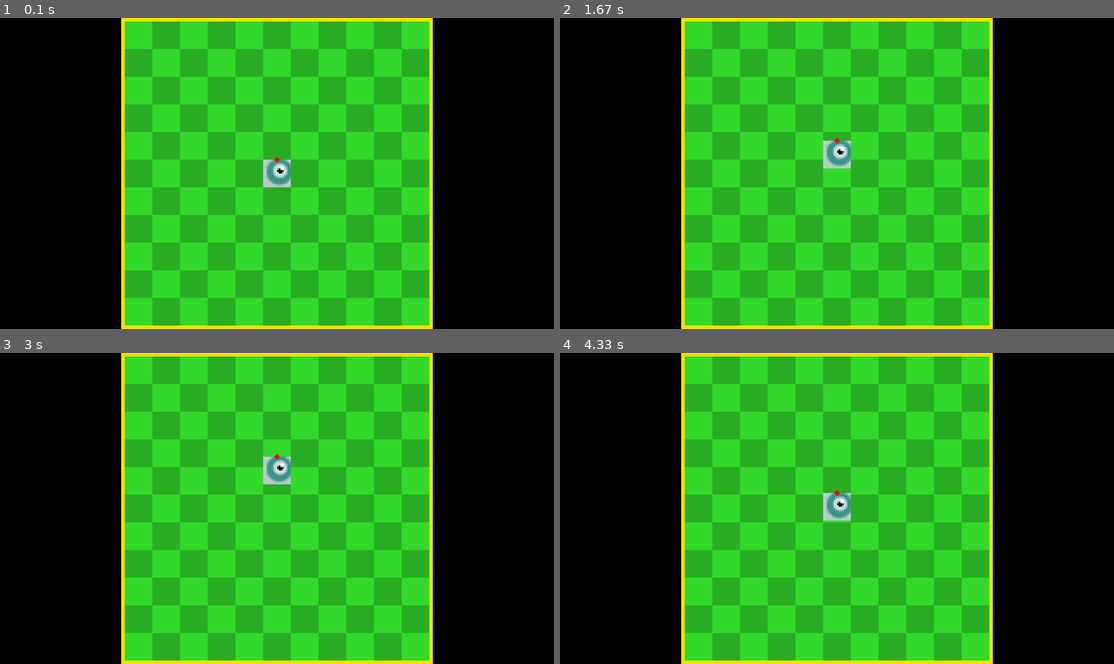
Above: before the commit, frames 1-4 (two rows, left to right).
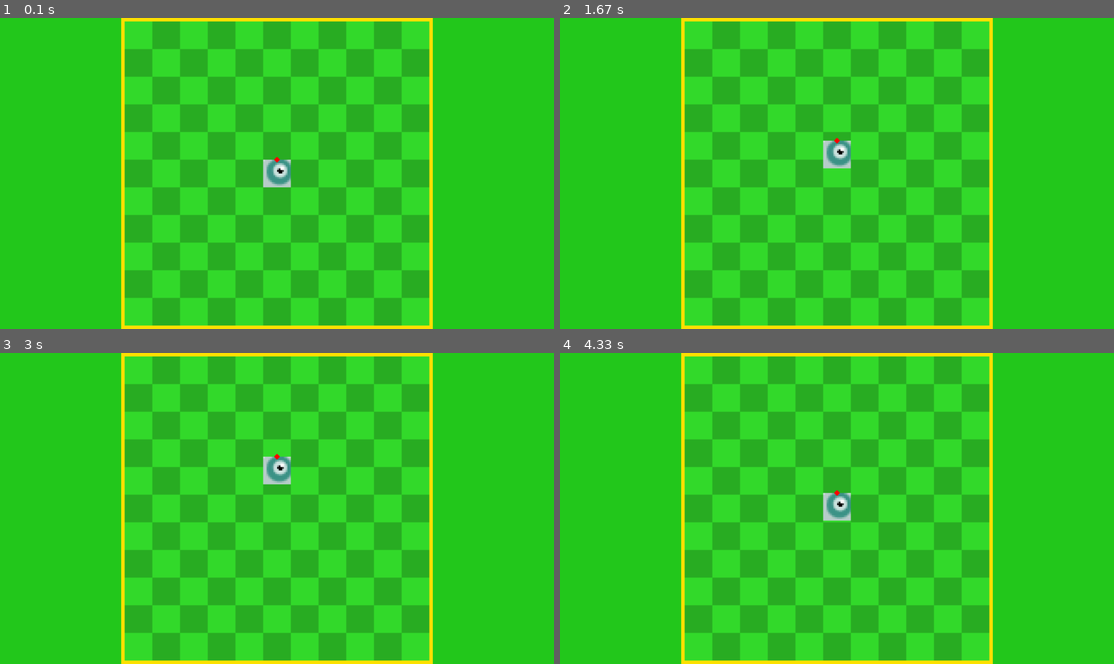
Above: after the commit, the same moments.

Repository: LZX1000/College-I
Game: pygame game, started from Snake2.py
The game is run twice, just before and just after one commit, with the same random seed, the same clock (stepped at 60 frames per second) and the same inputs.
Inputs:
- Up to frame 1 (0.1 s): no input
- Up to frame 2 (1.67 s): hold Right 0.33-0.8 s; hold Shift 0.83-1.13 s; hold Up 0.83-1.13 s; hold R 1.17-1.47 s; hold W 1.17-1.47 s; tap Shift at 1.5 s
- Up to frame 3 (3 s): hold Right Shift 1.83-2.13 s; hold W 1.83-2.13 s; hold R 2.17-2.47 s; hold Up 2.17-2.47 s; tap Right Shift at 2.5 s; hold Shift from 2.83 s (still down); hold Up from 2.83 s (still down)
- Up to frame 4 (4.33 s): release Shift at 3.13 s; release Up at 3.13 s; tap R at 3.17 s; tap Shift at 3.5 s; hold Right Shift 3.83-4.13 s; hold W 3.83-4.13 s; hold R from 4.17 s (still down); hold Up from 4.17 s (still down)

The runs differ from the first frame. In frame 1, 44% of the frame differs, in the area x 0-100%, y 0-100%; in frame 2, 44%; in frame 3, 44%; in frame 4, 44%.

Commit message:
partial commit ESC still closes prgram from game, menu render broken

Diff:
--- a/Snake2.py
+++ b/Snake2.py
@@ -46,31 +46,11 @@
             '''debug code'''
             pygame.draw.circle(internal_surface, (255, 0, 0), (int(player.collision_point.x), int(player.collision_point.y)), 3)
 
-    class GameBackground():
-        class Grass(pygame.sprite.Sprite):
+    class Backgrounds():
+        class Menu(pygame.sprite.Sprite):
             def __init__(self, pos, size=None):
                 super().__init__()
-                self.source_image = pygame.image.load(f"assets/SnakeBackgroundGrass1.png")
-
-                original_size = self.source_image.get_size()
-                if size is None:
-                    size = (
-                        original_size[0] * pixelation_factor,
-                        original_size[1] * pixelation_factor
-                    )
-                self.image = pygame.transform.scale(self.source_image, size)
-
-                self.rect = self.image.get_rect(center=pos)
-                self.movement_points = []
-
-            def update(self, display_surface, pos):
-                display_surface.blit(self.image, self.rect.topleft)
-                self.rect.center = pos
-
-        class Edge(pygame.sprite.Sprite):
-            def __init__(self, pos, size=None):
-                super().__init__()
-                self.source_image = pygame.image.load(f"assets/SnakeBackgroundEdge1.png")
+                self.source_image = pygame.image.load(f"assets/SnakeBackgroundMenu1.png")
 
                 original_size = self.source_image.get_size()
                 if size is None:
@@ -85,15 +65,57 @@
                 display_surface.blit(self.image, self.rect.topleft)
                 self.rect.center = pos
 
+        class Grass(pygame.sprite.Sprite):
+            def __init__(self, pos, size=None):
+                super().__init__()
+                self.source_image = pygame.image.load(f"assets/SnakeBackgroundGrass1.png")
+
+                original_size = self.source_image.get_size()
+                if size is None:
+                    size = (
+                        original_size[0] * pixelation_factor,
+                        original_size[1] * pixelation_factor
+                    )
+                self.image = pygame.transform.scale(self.source_image, size)
+
+                self.rect = self.image.get_rect(center=pos)
+                self.movement_points = []
+
+            def update(self, display_surface, pos):
+                display_surface.blit(self.image, self.rect.topleft)
+                self.rect.center = pos
+
+        class Edge(pygame.sprite.Sprite):
+            def __init__(self, pos, size=None):
+                super().__init__()
+                self.source_image = pygame.image.load(f"assets/SnakeBackgroundEdge1.png")
+
+                original_size = self.source_image.get_size()
+                if size is None:
+                    size = (
+                        original_size[0] * pixelation_factor,
+                        original_size[1] * pixelation_factor
+                    )
+                self.image = pygame.transform.scale(self.source_image, size)
+                self.rect = self.image.get_rect(center=pos)
+
+            def update(self, display_surface, pos):
+                display_surface.blit(self.image, self.rect.topleft)
+                self.rect.center = pos
+
         def __init__(self, pos, size=None):
             self.grass = self.Grass(pos, size)
             self.edge = self.Edge(pos, size)
+            self.menu = self.Menu(pos, size)
 
             self.grass_group = pygame.sprite.Group(self.grass)
 
-        def update(self, display_surface, pos):
+        def game_update(self, display_surface, pos):
             self.grass.update(display_surface, pos)
             self.edge.update(display_surface, pos)
+
+        def menu_update(self, display_surface, pos):
+            self.menu.update(display_surface, pos)
 
     # Display
     # # Resolutions
@@ -107,7 +129,7 @@
     screen = pygame.display.set_mode(screen_size, pygame.FULLSCREEN)
     # # Background
     background_pos = pygame.Vector2(internal_width // 2, internal_height // 2)
-    background = GameBackground(background_pos)
+    background = Backgrounds(background_pos)
 
     # Player Settings
     movement_speed = 120
@@ -117,77 +139,98 @@
     player = GamePlayer(player_pos)
     player_movement = (0, 0)
     running = True
+    gamestate = "game"
     max_fps = 60
     dt = 0
 
     while running:
+        alive = True
+
         for event in pygame.event.get():
             if event.type == pygame.QUIT:
                 running = False
 
         keys = pygame.key.get_pressed()
-        # Misc inputs
-        if keys[pygame.K_ESCAPE]:
-            running = False
-        if keys[pygame.K_LSHIFT] or keys[pygame.K_RSHIFT]:
-            movement_speed /= 2
-            # diagonal_speed = movement_speed / math.sqrt(2)
-        else:
-            movement_speed = normal_movement_speed
-            # diagonal_speed = movement_speed / math.sqrt(2)
-        if keys[pygame.K_r]:
-            player_pos = pygame.Vector2((internal_width // 2), (internal_height // 2))
-        # # Diagonal movement
-        # if keys[pygame.K_w] and keys[pygame.K_a] or keys[pygame.K_UP] and keys[pygame.K_LEFT]:
-        #     player_pos.x -= diagonal_speed * dt
-        #     player_pos.y -= diagonal_speed * dt
-        # elif keys[pygame.K_w] and keys[pygame.K_d] or keys[pygame.K_UP] and keys[pygame.K_RIGHT]:
-        #     player_pos.x += diagonal_speed * dt
-        #     player_pos.y -= diagonal_speed * dt
-        # elif keys[pygame.K_s] and keys[pygame.K_a] or keys[pygame.K_DOWN] and keys[pygame.K_LEFT]:
-        #     player_pos.x -= diagonal_speed * dt
-        #     player_pos.y += diagonal_speed * dt
-        # elif keys[pygame.K_s] and keys[pygame.K_d] or keys[pygame.K_DOWN] and keys[pygame.K_RIGHT]:
-        #     player_pos.x += diagonal_speed * dt
-        #     player_pos.y += diagonal_speed * dt
-        # Straight movement
-        if keys[pygame.K_w] or keys[pygame.K_UP]:
-            player.angle = 0
-            player_movement = (0, -1)
-            # player_pos.y -= movement_speed * dt
-        elif keys[pygame.K_s] or keys[pygame.K_DOWN]:
-            player.angle = 180
-            player_movement = (0, 1)
-            # player_pos.y += movement_speed * dt
-        elif keys[pygame.K_a] or keys[pygame.K_LEFT]:
-            player.angle = 90
-            player_movement = (-1, 0)
-            # player_pos.x -= movement_speed * dt
-        elif keys[pygame.K_d] or keys[pygame.K_RIGHT]:
-            player.angle = 270
-            player_movement = (1, 0)
-            # player_pos.x += movement_speed * dt
-
-        # Player movement
-        player_pos.x += player_movement[0] * movement_speed * dt
-        player_pos.y += player_movement[1] * movement_speed * dt
-
-        # Player bounds
-        if not background.edge.rect.collidepoint(player.collision_point):
-            player_pos = pygame.Vector2((internal_width // 2), (internal_height // 2))
-
-        # Render in 640x360
-        internal_surface.fill((0, 0, 0)) # Sub-background
-        background.update(internal_surface, background_pos)
-        player.update(internal_surface, player_pos)
-
-        # Upscale to 1920x1080
-        scaled_surface = pygame.transform.scale(internal_surface, screen_size)
-        screen.blit(scaled_surface, (0, 0))
-
-        pygame.display.flip()
-        # Tick Speed
-        dt = clock.tick(max_fps) / 1000
+
+        if gamestate == "menu":
+            # Misc inputs
+            if keys[pygame.K_ESCAPE]:
+                running = False
+            elif keys[pygame.K_RETURN]:
+                gamestate = "game"
+
+            # Render in 640x360
+            internal_surface.fill((0, 0, 0)) # Sub-background
+            background.menu_update(internal_surface, background_pos)
+            player.update(internal_surface, player_pos)
+
+            # Upscale to 1920x1080
+            scaled_surface = pygame.transform.scale(internal_surface, screen_size)
+            screen.blit(scaled_surface, (0, 0))
+
+        elif gamestate == "game":
+            # Misc inputs
+            if keys[pygame.K_ESCAPE]:
+                gamestate = "menu"
+            if keys[pygame.K_LSHIFT] or keys[pygame.K_RSHIFT]:
+                movement_speed /= 2
+                # diagonal_speed = movement_speed / math.sqrt(2)
+            else:
+                movement_speed = normal_movement_speed
+                # diagonal_speed = movement_speed / math.sqrt(2)
+            if keys[pygame.K_r]:
+                player_pos = pygame.Vector2((internal_width // 2), (internal_height // 2))
+            # # Diagonal movement
+            # if keys[pygame.K_w] and keys[pygame.K_a] or keys[pygame.K_UP] and keys[pygame.K_LEFT]:
+            #     player_pos.x -= diagonal_speed * dt
+            #     player_pos.y -= diagonal_speed * dt
+            # elif keys[pygame.K_w] and keys[pygame.K_d] or keys[pygame.K_UP] and keys[pygame.K_RIGHT]:
+            #     player_pos.x += diagonal_speed * dt
+            #     player_pos.y -= diagonal_speed * dt
+            # elif keys[pygame.K_s] and keys[pygame.K_a] or keys[pygame.K_DOWN] and keys[pygame.K_LEFT]:
+            #     player_pos.x -= diagonal_speed * dt
+            #     player_pos.y += diagonal_speed * dt
+            # elif keys[pygame.K_s] and keys[pygame.K_d] or keys[pygame.K_DOWN] and keys[pygame.K_RIGHT]:
+            #     player_pos.x += diagonal_speed * dt
+            #     player_pos.y += diagonal_speed * dt
+            # Straight movement
+            if keys[pygame.K_w] or keys[pygame.K_UP]:
+                player.angle = 0
+                player_movement = (0, -1)
+                # player_pos.y -= movement_speed * dt
+            elif keys[pygame.K_s] or keys[pygame.K_DOWN]:
+                player.angle = 180
+                player_movement = (0, 1)
+                # player_pos.y += movement_speed * dt
+            elif keys[pygame.K_a] or keys[pygame.K_LEFT]:
+                player.angle = 90
+                player_movement = (-1, 0)
+                # player_pos.x -= movement_speed * dt
+            elif keys[pygame.K_d] or keys[pygame.K_RIGHT]:
+                player.angle = 270
+                player_movement = (1, 0)
+                # player_pos.x += movement_speed * dt
+
+            # Player movement
+            player_pos.x += player_movement[0] * movement_speed * dt
+            player_pos.y += player_movement[1] * movement_speed * dt
+
+            # Player bounds
+            if not background.grass.rect.collidepoint(player.collision_point):
+                gamestate = "menu"
+
+            # Render in 640x360
+            internal_surface.fill((36, 201, 29)) # Sub-background
+            background.game_update(internal_surface, background_pos)
+            player.update(internal_surface, player_pos)
+
+            # Upscale to 1920x1080
+            scaled_surface = pygame.transform.scale(internal_surface, screen_size)
+            screen.blit(scaled_surface, (0, 0))
+
+            pygame.display.flip()
+            # Tick Speed
+            dt = clock.tick(max_fps) / 1000
 
 if __name__ == "__main__":
     main()
Binary file added: assets/SnakeBackgroundMenu1.png
